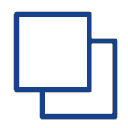
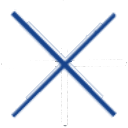
Layers edited between the first and the second w=128, h=128 image:
added layer "Слой 7" above "BOReport2" over [1, 0, 127, 127]
hid "Копировать" over [13, 11, 118, 120]
